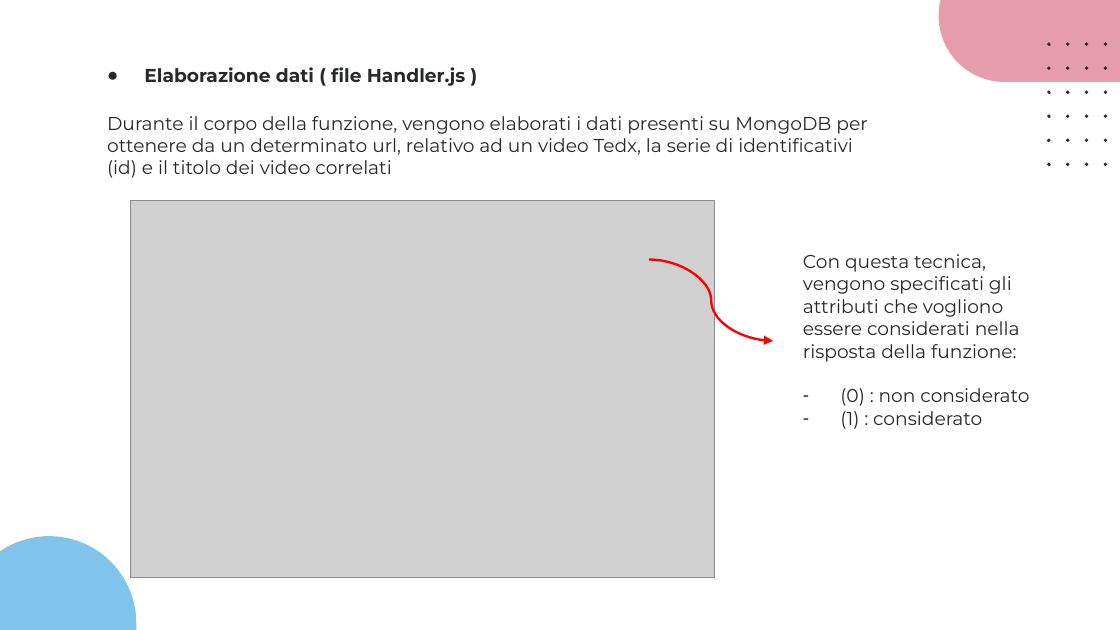
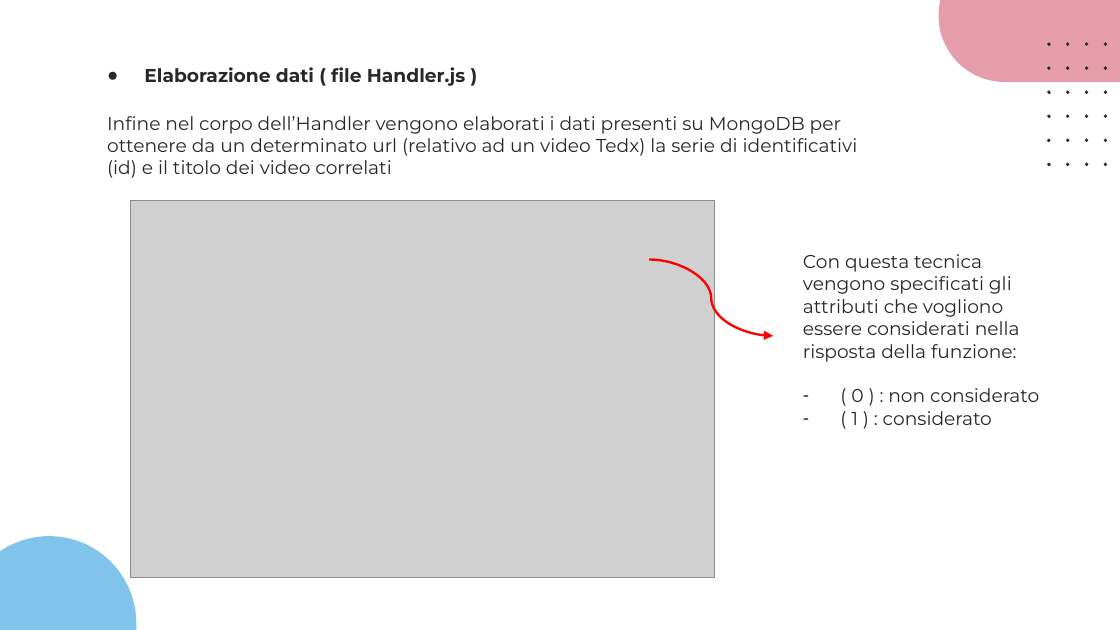
Before and after one commit to slocatelli30/CommuniTEDx, a slide deck: slide 30 of Progetto3.0/CommuniTEDx_3.0.pptx. Drawn at 1120x630 pixels with LibreOffice and Linux fonts; fonts in the diff are those of the drawing; grey boxes stand for pictures. Boxes give left, top, right and bottom in pixels: in the first picture for what was removed or moved away, otherwise in the second. Text is boxed around its words. In the diff, an @@ line names an element or a change of style, - is before the commit and + after.

```diff
--- a/Progetto3.0/CommuniTEDx_3.0.pptx
+++ b/Progetto3.0/CommuniTEDx_3.0.pptx
@@ text at (x1=107, y1=116, x2=858, y2=178): text changed @@
-Durante il corpo della funzione, vengono elaborati i dati presenti su MongoDB per ottenere da un determinato url, relativo ad un video Tedx, la serie di identificativi (id) e il titolo dei video correlati
+Infine nel corpo dell’Handler vengono elaborati i dati presenti su MongoDB per ottenere da un determinato url (relativo ad un video Tedx) la serie di identificativi (id) e il titolo dei video correlati
@@ curved arrow moved from (650, 260) - (773, 340) to (650, 260) - (773, 336) @@
@@ text at (x1=803, y1=254, x2=1039, y2=425): text changed @@
-Con questa tecnica, vengono specificati gli attributi che vogliono essere considerati nella risposta della funzione:
-– (0) : non considerato
-– (1) : considerato
+Con questa tecnica vengono specificati gli attributi che vogliono essere considerati nella risposta della funzione:
+– ( 0 ) : non considerato
+– ( 1 ) : considerato
```
Also in this commit, not shown: 11 other slides changed, 1 other file.
